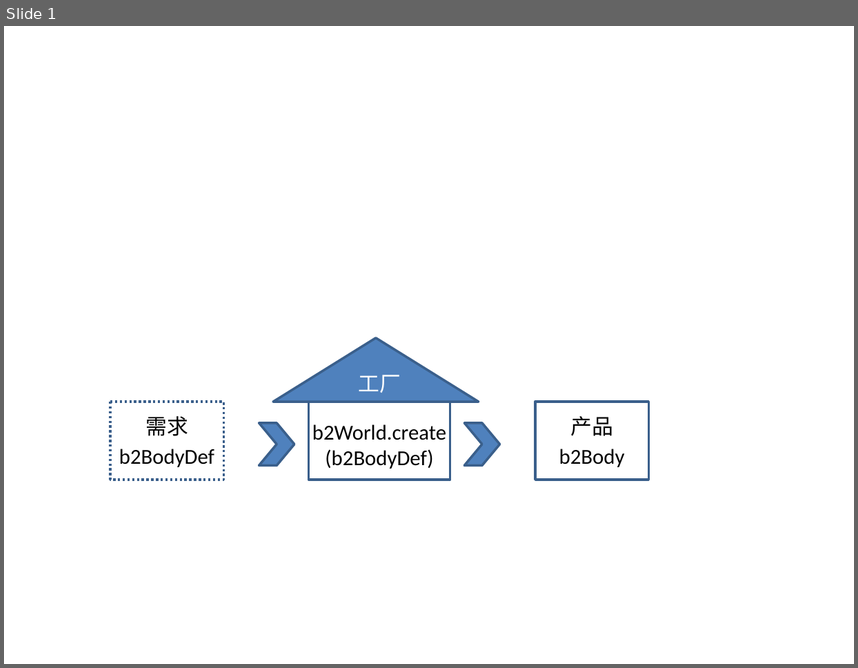
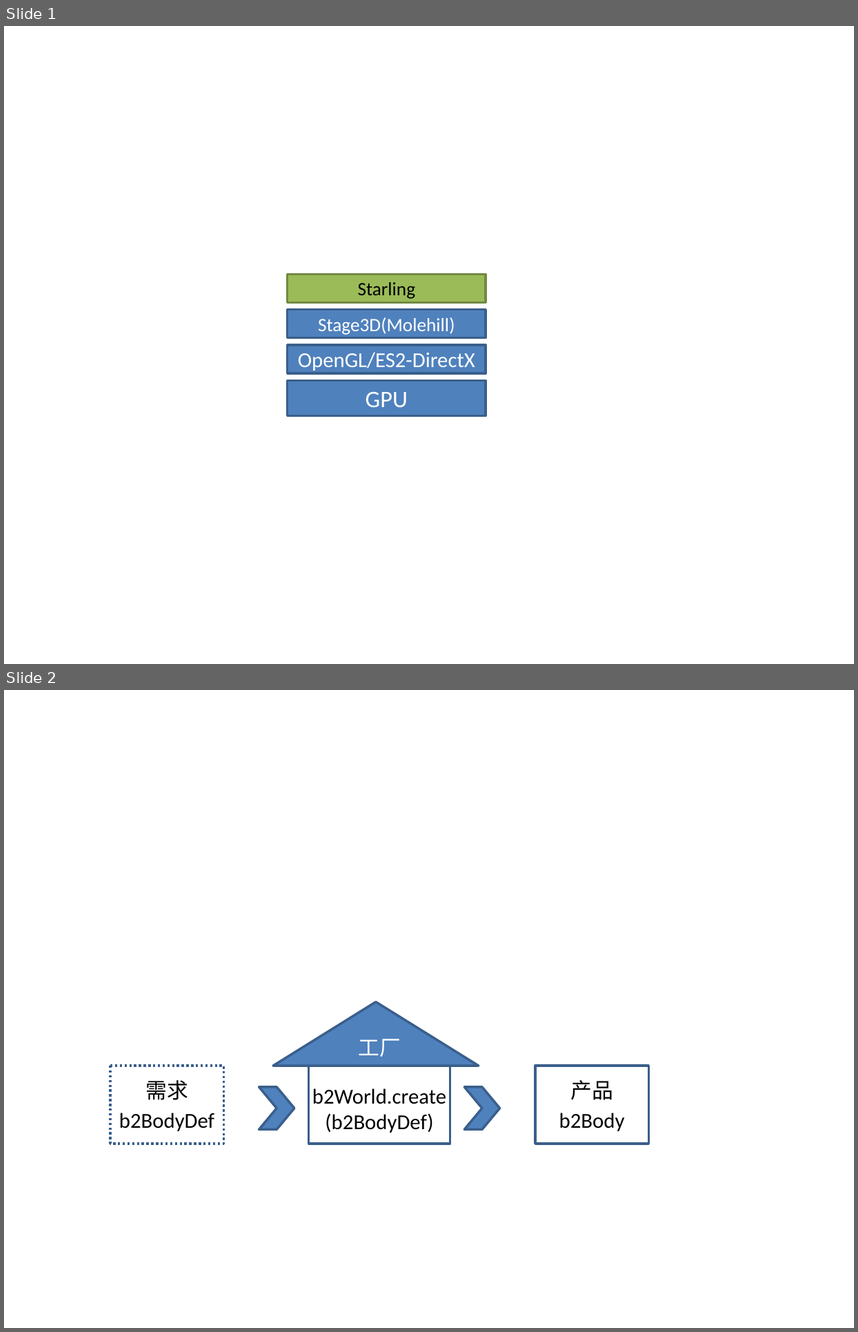
Before and after one commit to VirtuosWangH/Starling-Box2D-SiegeDuel, a slide deck: IMAGE/paperGraphic.pptx. Shown one above the other, each under a label of ours: slide 1 before the commit, slides 1 and 2 after it. The pictures are 858x668 and 858x1332 pixels, drawn with LibreOffice and Linux fonts; fonts in the diff are those of the drawing. Boxes give left, top, right and bottom in pixels: in the first picture for what was removed or moved away, otherwise in the second. Text is boxed around its words. In the diff, an @@ line names an element or a change of style, - is before the commit and + after.

```diff
--- a/IMAGE/paperGraphic.pptx
+++ b/IMAGE/paperGraphic.pptx
@@ slide 1 added at box(4, 26, 854, 664), background #FFFFFF @@
@@ rectangle added at box(287, 274, 485, 302), fill #9BBB59, outline #738A42 2 pt, 16 pt, text #000000 @@
+Starling
@@ rectangle added at box(287, 309, 485, 337), fill #4F81BD, outline #3A5F8C 2 pt, 16 pt, text #FFFFFF @@
+Stage3D(Molehill)
@@ rectangle added at box(287, 345, 485, 373), fill #4F81BD, outline #3A5F8C 2 pt, 18 pt, text #FFFFFF @@
+OpenGL/ES2-DirectX
@@ rectangle added at box(287, 381, 485, 416), fill #4F81BD, outline #3A5F8C 2 pt, 20 pt, text #FFFFFF @@
+GPU
@@ what was slide 1 is now slide 2 @@
```
Also in this commit, not shown: 1 other slide added, 1 slide removed, 1 other file.
